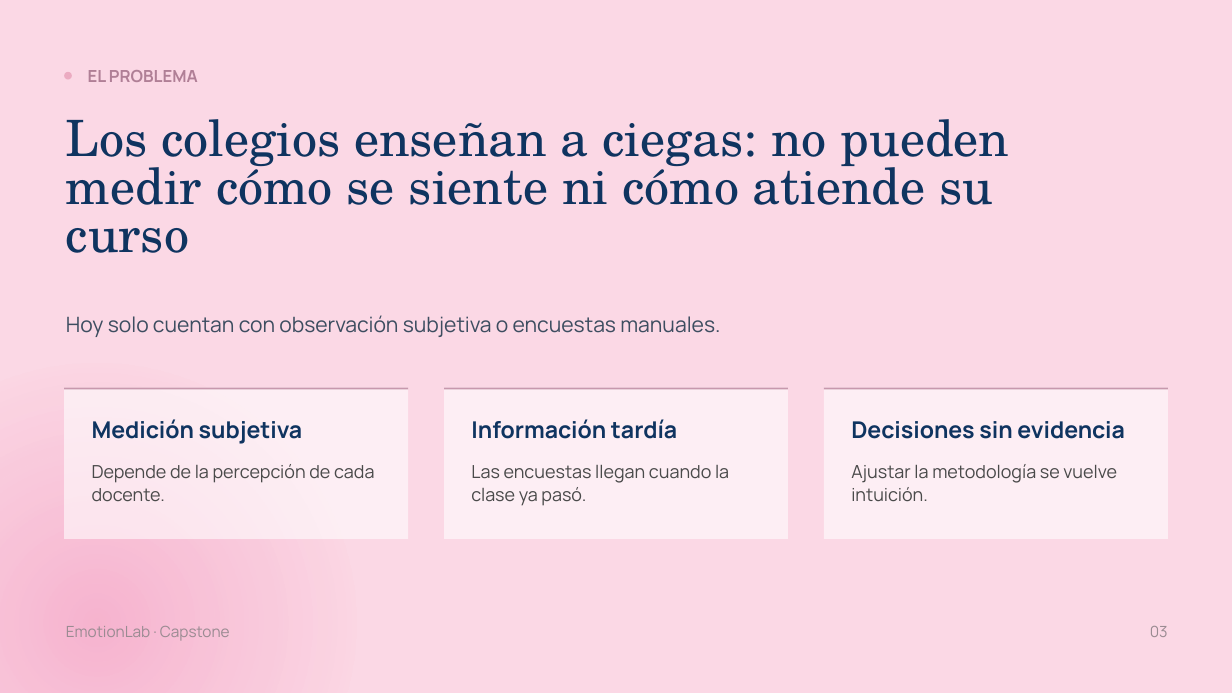
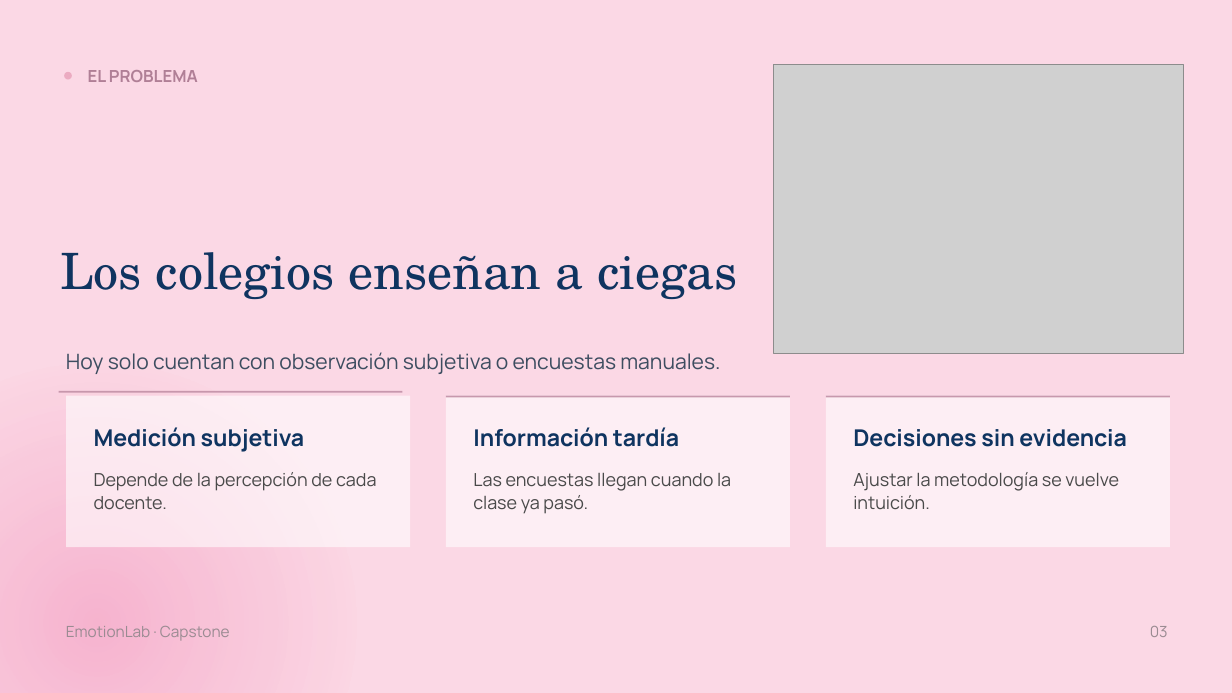
Before and after one commit to maricons/CAPSTONE_EMOTIONLAB, a slide deck: slide 3 of Fase 1/Evidencias Grupales/Presentación Proyecto.pptx. Drawn at 1232x693 pixels with LibreOffice and Linux fonts; fonts in the diff are those of the drawing; grey boxes stand for pictures. Boxes give left, top, right and bottom in pixels: in the first picture for what was removed or moved away, otherwise in the second. Text is boxed around its words. In the diff, an @@ line names an element or a change of style, - is before the commit and + after.

```diff
--- a/Fase 1/Evidencias Grupales/Presentación Proyecto.pptx
+++ b/Fase 1/Evidencias Grupales/Presentación Proyecto.pptx
@@ picture added at <box>773,64,1183,353</box> @@
@@ text at <box>60,252,738,299</box>: text changed @@
-Los colegios enseñan a ciegas: no pueden medir cómo se siente ni cómo atiende su curso
+Los colegios enseñan a ciegas
@@ text "Hoy solo cuentan con observación ...": place and size @@
-text "Hoy solo cuentan con observación ..." at <box>66,315,720,337</box>
+text "Hoy solo cuentan con observación ..." at <box>66,352,720,374</box>
@@ rectangle: place and size @@
-rectangle at <box>64,387,408,389</box>
+rectangle at <box>59,391,402,393</box>
@@ 5 rectangles, 4 texts: place and size @@
-5 rectangles, 4 texts at <box>64,387,1168,539</box>
+5 rectangles, 4 texts at <box>66,395,1170,547</box>
@@ text "Información tardía": place and size @@
-text "Información tardía" at <box>471,419,677,439</box>
+text "Información tardía" at <box>473,427,679,447</box>
@@ text "Las encuestas llegan cuando la ...": place and size @@
-text "Las encuestas llegan cuando la ..." at <box>471,465,729,506</box>
+text "Las encuestas llegan cuando la ..." at <box>473,473,731,514</box>
```
Also in this commit, not shown: 3 other slides changed.
